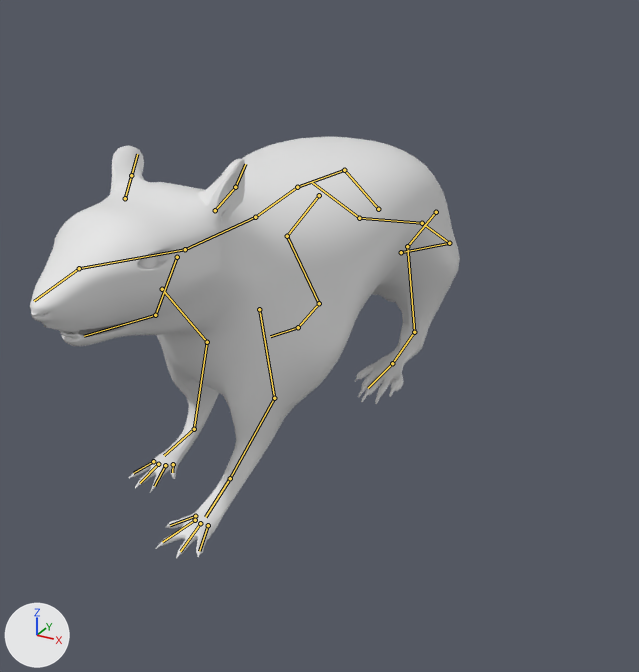
Renders of the Blender file rat/rat 2.0 (2).blend from each side of a commit.
Both versions are drawn from a camera (50 mm lens) standing at (29.6, -51.4, 30.2) and looking at (-5.1, 11.5, -1.3). Every picture has the same lights, and +X, +Y and +Z are marked at lower left. Both versions are drawn at frame 4 of the action 'Walk2'; the numbers are the values there. The bones that bend it are drawn over the model as lines.

The first picture shows 'RAT'.
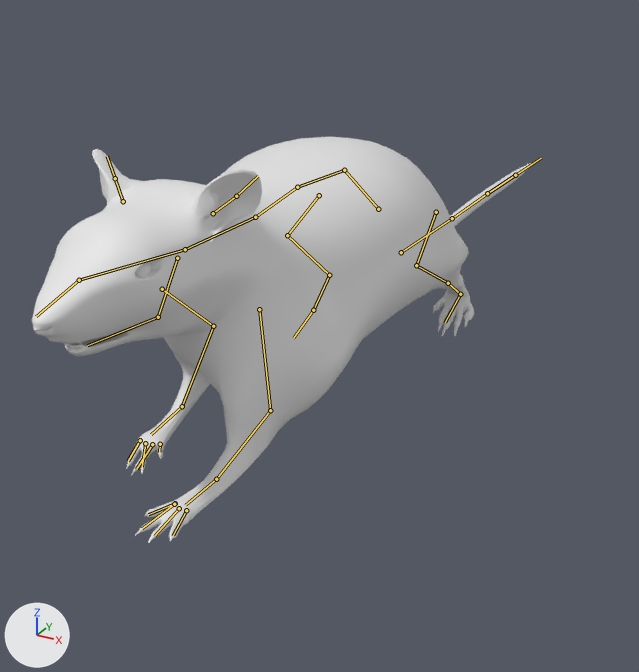
Commit message: trail walk 3

What differs and where, as boxes [x1, y1, x2, y2] in the pictures (639 x 672 px):
'RAT', posed (16% wider): before [30, 137, 460, 559]; after [32, 137, 533, 543]

The change in detail:
Bone 'Tail.FK' (bone_tail_fk) turns from (0, 0, 12) to (0, 0, 0) degrees about its own x, y and z.
Bone 'Tail.FK.001' (bone_tail_fk_001) turns from (-39, -7, 2) to (0, 0, 0) degrees about its own x, y and z.
Bone 'Tail.FK.002' (bone_tail_fk_002) turns from (35, -7, -2) to (0, 0, 0) degrees about its own x, y and z.
Bone 'Tail.FK.003' (bone_tail_fk_003) turns from (24, -5, -1) to (0, 0, 0) degrees about its own x, y and z.
Bone 'Leg.L.Fr.FK' (bone_leg_l_fr_fk) turns from (-3, -2, -22) to (0, 0, -33) degrees about its own x, y and z.
Bone 'Leg.L.Fr.FK.002' (bone_leg_l_fr_fk_002) turns from (0, -2, -2) to (0, 0, 0) degrees about its own x, y and z.
Bone 'Leg.L.Fr.FK.003' (bone_leg_l_fr_fk_003) turns from (0, 3, -40) to (0, 0, -33) degrees about its own x, y and z.
Bone 'Finger.2.L.Fr.FK.001' (bone_finger_2_l_fr_fk_001) turns from (16, -4, 10) to (0, 0, -2) degrees about its own x, y and z.
Bone 'Finger.3.L.Fr.FK.001' (bone_finger_3_l_fr_fk_001) turns from (-18, 5, 5) to (0, 0, -1) degrees about its own x, y and z.
Bone 'Finger.1.L.Fr.FK.001' (bone_finger_1_l_fr_fk_001) turns from (17, -7, 4) to (0, 0, -1) degrees about its own x, y and z.
Bone 'Head.FK' (bone_head_fk) turns from (0, 0, 4) to (0, 0, 0) degrees about its own x, y and z.
Bone 'ear.L.FK' (bone_ear_l_fk) turns from (27, 26, 55) to (0, 0, 0) degrees about its own x, y and z.
Bone 'ear.R.FK' (bone_ear_r_fk) turns from (-19, -21, 29) to (0, 0, 0) degrees about its own x, y and z.
Bone 'Leg.R.Fr.FK' (bone_leg_r_fr_fk) turns from (0, 0, 4) to (-1, 0, 14) degrees about its own x, y and z.
Bone 'Leg.R.Fr.FK.002' (bone_leg_r_fr_fk_002) turns from (0, 0, -13) to (-1, -1, 20) degrees about its own x, y and z.
Bone 'Leg.R.Fr.FK.003' (bone_leg_r_fr_fk_003) turns from (0, 0, 7) to (0, 0, -17) degrees about its own x, y and z.
Bone 'Finger.4.R.Fr.FK.001' (bone_finger_4_r_fr_fk_001) turns from (0, 0, 0) to (32, -13, -13) degrees about its own x, y and z.
Bone 'Finger.3.R.Fr.FK.001' (bone_finger_3_r_fr_fk_001) turns from (0, 0, 0) to (29, 1, -20) degrees about its own x, y and z.
Bone 'Finger.2.R.Fr.FK.001' (bone_finger_2_r_fr_fk_001) turns from (0, 0, 0) to (-34, 5, -11) degrees about its own x, y and z.
Bone 'Leg.L.Bk.FK' (bone_leg_l_bk_fk) turns from (0, 0, -11) to (-4, 1, 9) degrees about its own x, y and z.
Bone 'Leg.L.Bk.FK.002' (bone_leg_l_bk_fk_002) turns from (0, 0, 3) to (1, -2, 30) degrees about its own x, y and z.
Bone 'Leg.L.Bk.FK.003' (bone_leg_l_bk_fk_003) turns from (0, 0, -22) to (-1, 2, -99) degrees about its own x, y and z.
Bone 'Leg.L.Bk.FK.004' (bone_leg_l_bk_fk_004) turns from (0, 0, 13) to (0, 0, 124) degrees about its own x, y and z.
Bone 'Leg.R.Bk.FK.002' (bone_leg_r_bk_fk_002) turns from (2, -2, 6) to (1, 2, 28) degrees about its own x, y and z.
Bone 'Leg.R.Bk.FK.004' (bone_leg_r_bk_fk_004) turns from (5, -10, 21) to (-1, 0, 17) degrees about its own x, y and z.
